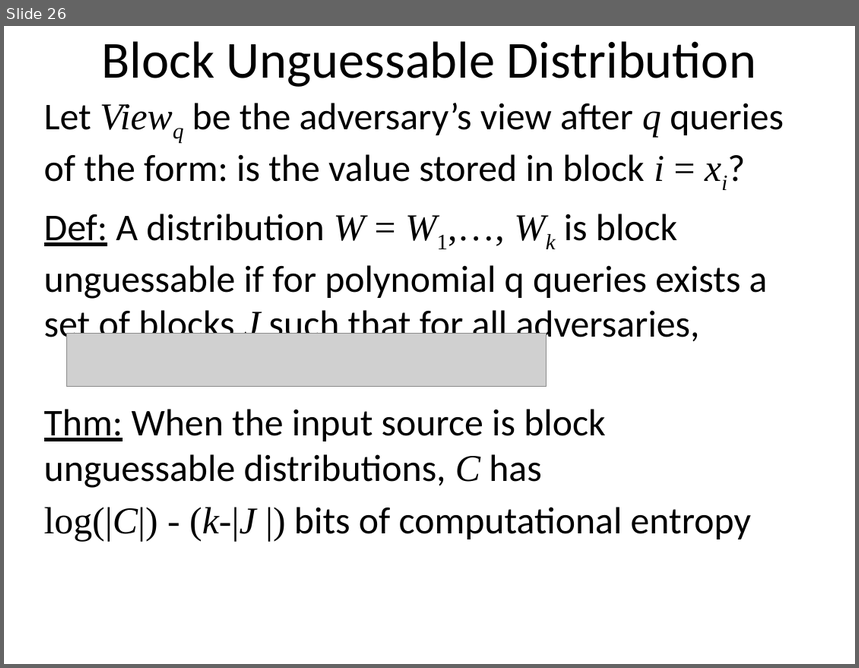
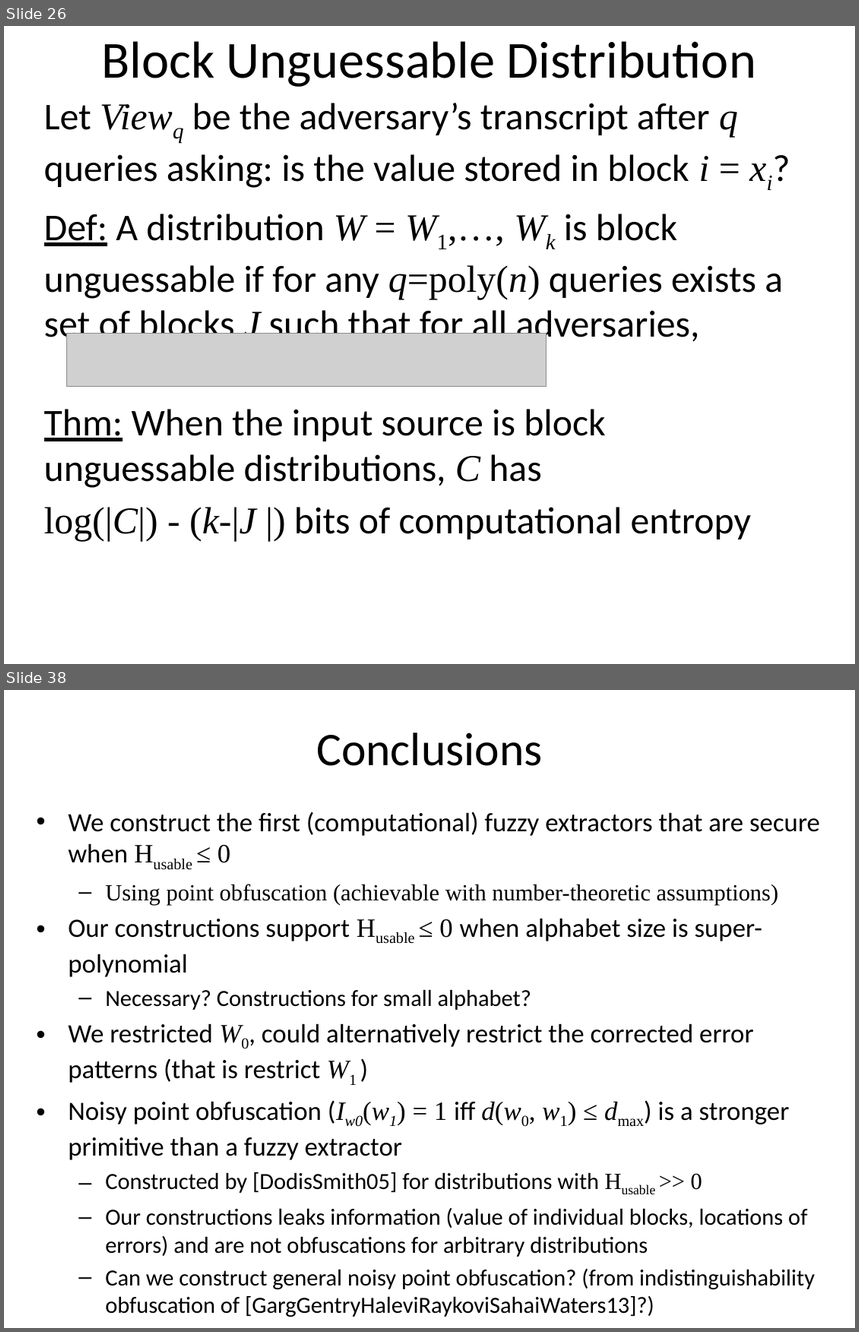
Before and after one commit to xianruimeng/comp-fuzzy-ext, a slide deck: constantRate/KeyDerivationWithNegativeUsable.pptx. Shown one above the other, each under a label of ours: slide 26 before the commit, slides 26 and 38 after it; the slides between them are not shown. The pictures are 859x668 and 859x1332 pixels, drawn with LibreOffice and Linux fonts; fonts in the diff are those of the drawing; grey boxes stand for pictures. Boxes give left, top, right and bottom in pixels: in the first picture for what was removed or moved away, otherwise in the second. Text is boxed around its words. In the diff, an @@ line names an element or a change of style, - is before the commit and + after.

Commit message:
added second construction to slides

```diff
--- a/constantRate/KeyDerivationWithNegativeUsable.pptx
+++ b/constantRate/KeyDerivationWithNegativeUsable.pptx
@@ slide 38 added at [4,690,855,1328], background #FFFFFF @@
@@ title added at [316,733,542,766], 39.6 pt, text #000000 @@
+Conclusions
@@ text added at [68,812,820,1318], 19.6 pt, text #000000 @@
+• We construct the first (computational) fuzzy extractors that are secure when Husable ≤ 0
+  – Using point obfuscation (achievable with number-theoretic assumptions)
+• Our constructions support Husable ≤ 0 when alphabet size is super-polynomial
+  – Necessary? Constructions for small alphabet?
+• We restricted W0, could alternatively restrict the corrected error patterns (that is restrict W1 )
+• Noisy point obfuscation (Iw0(w1) = 1 iff d(w0, w1) ≤ dmax) is a stronger primitive than a fuzzy extractor
+  – Constructed by [DodisSmith05] for distributions with Husable >> 0
+  – Our constructions leaks information (value of individual blocks, locations of errors) and are not obfuscations for arbitrary distributions
+  – Can we construct general noisy point obfuscation? (from indistinguishability obfuscation of [GargGentryHaleviRaykoviSahaiWaters13]?)
@@ slide 26 changed as well @@
@@ text at [44,103,783,346]: text changed @@
-Let Viewq be the adversary’s view after q queries of the form: is the value stored in block i = xi?
-Def: A distribution W = W1,…, Wk is block unguessable if for polynomial q queries exists a set of blocks J such that for all adversaries,
+Let Viewq be the adversary’s transcript after q queries asking: is the value stored in block i = xi?
+Def: A distribution W = W1,…, Wk is block unguessable if for any q=poly(n) queries exists a set of blocks J such that for all adversaries,
```
Also in this commit, not shown: 14 other slides changed, 10 other slides added.
